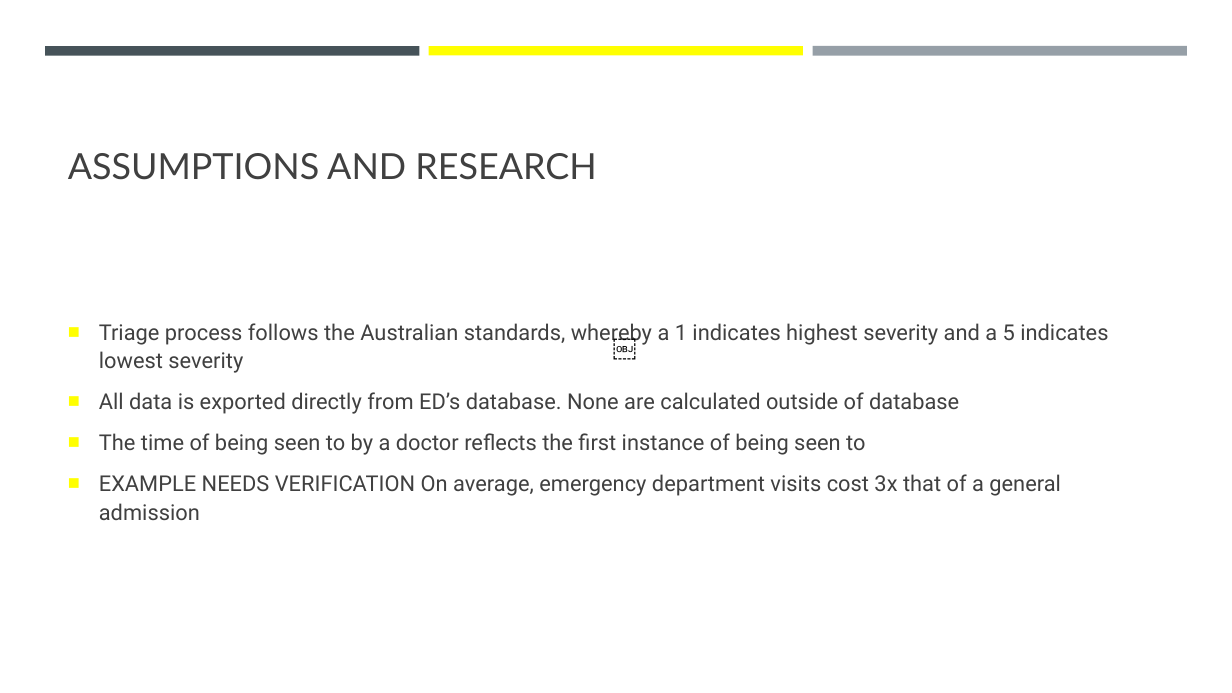
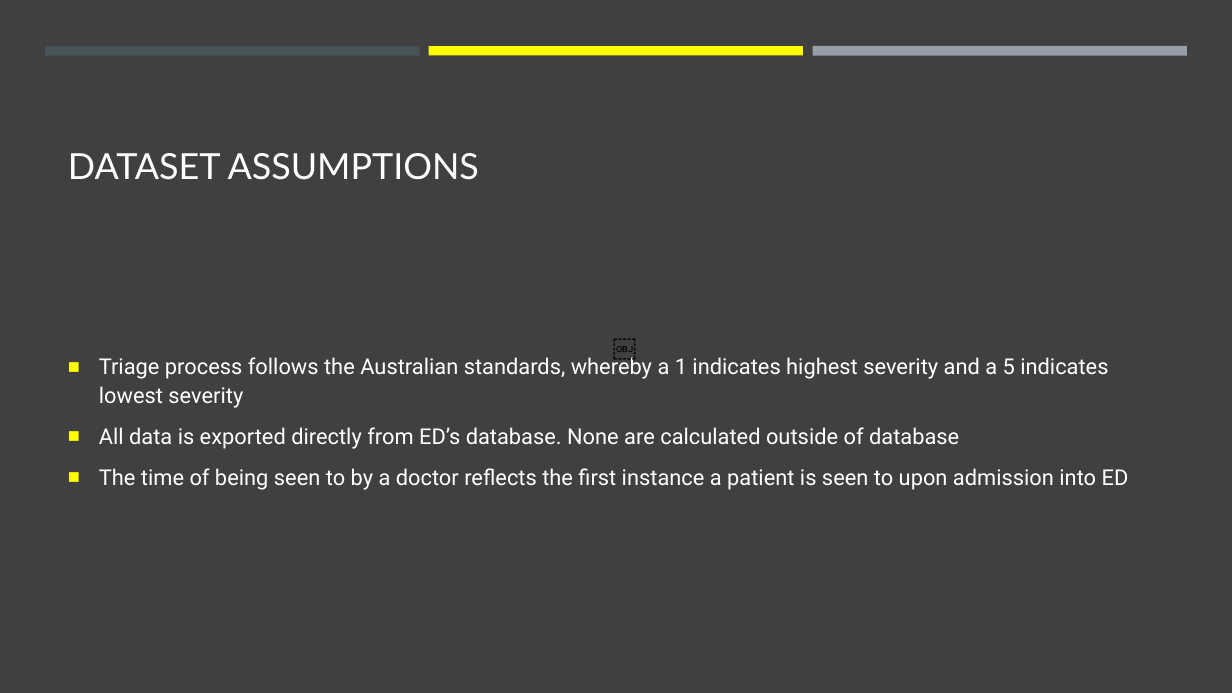
Before and after one commit to jasonnguyen3697/EY_DataChallenge, a slide deck: slide 3 of stuff.pptx. Drawn at 1232x693 pixels with LibreOffice and Linux fonts; fonts in the diff are those of the drawing. Boxes give left, top, right and bottom in pixels: in the first picture for what was removed or moved away, otherwise in the second. Text is boxed around its words. In the diff, an @@ line names an element or a change of style, - is before the commit and + after.

```diff
--- a/stuff.pptx
+++ b/stuff.pptx
@@ background #FFFFFF to #404040 @@
@@ title at (68, 153, 479, 180): text changed; text colour #404040 to #FFFFFF @@
-ASSUMPTIONS AND RESEARCH
+DATASET ASSUMPTIONS
@@ text at (99, 356, 1108, 449): text colour #404040 to #FFFFFF in "Triage process follows the Australian standards, whereby ...", "All data is exported directly from ED’s ..." @@
@@ text at (99, 468, 1129, 490): text changed; text colour #404040 to #FFFFFF @@
-■ The time of being seen to by a doctor reflects the first instance of being seen to
-■ EXAMPLE NEEDS VERIFICATION On average, emergency department visits cost 3x that of a general admission
+■ The time of being seen to by a doctor reflects the first instance a patient is seen to upon admission into ED
```
Also in this commit, not shown: 2 other slides changed, 8 slides added, 1 slide removed.
